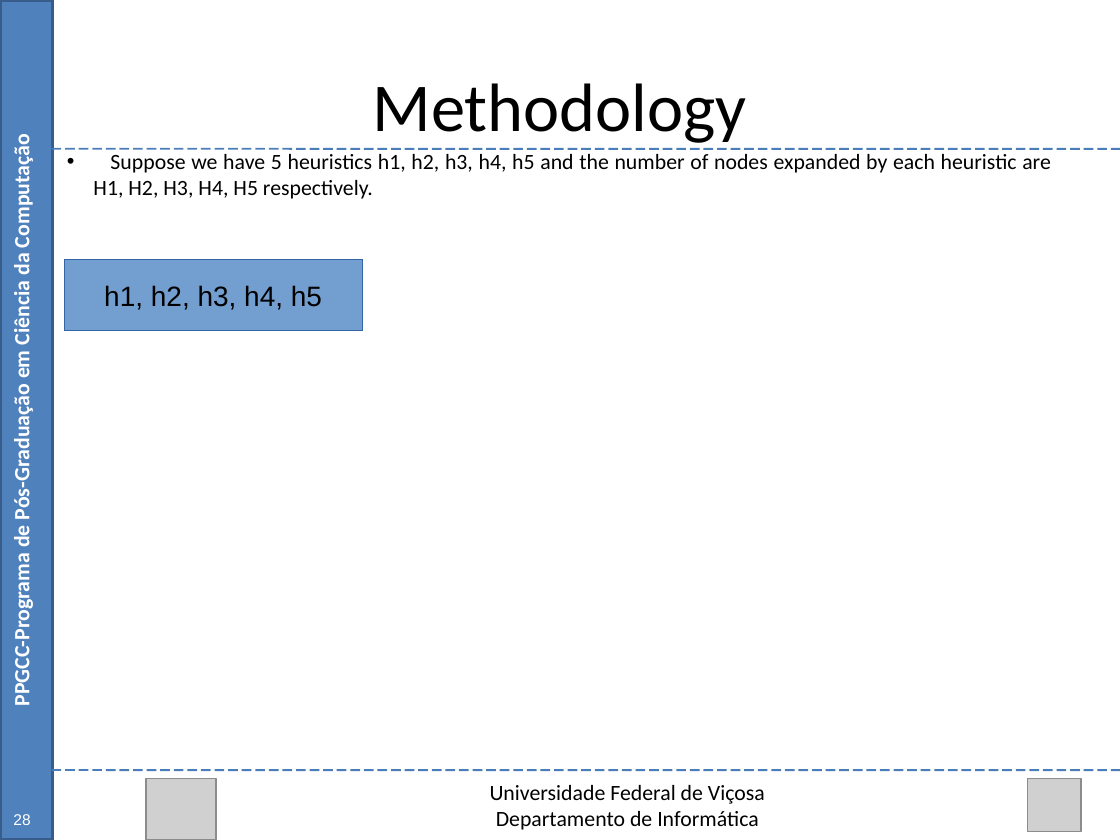
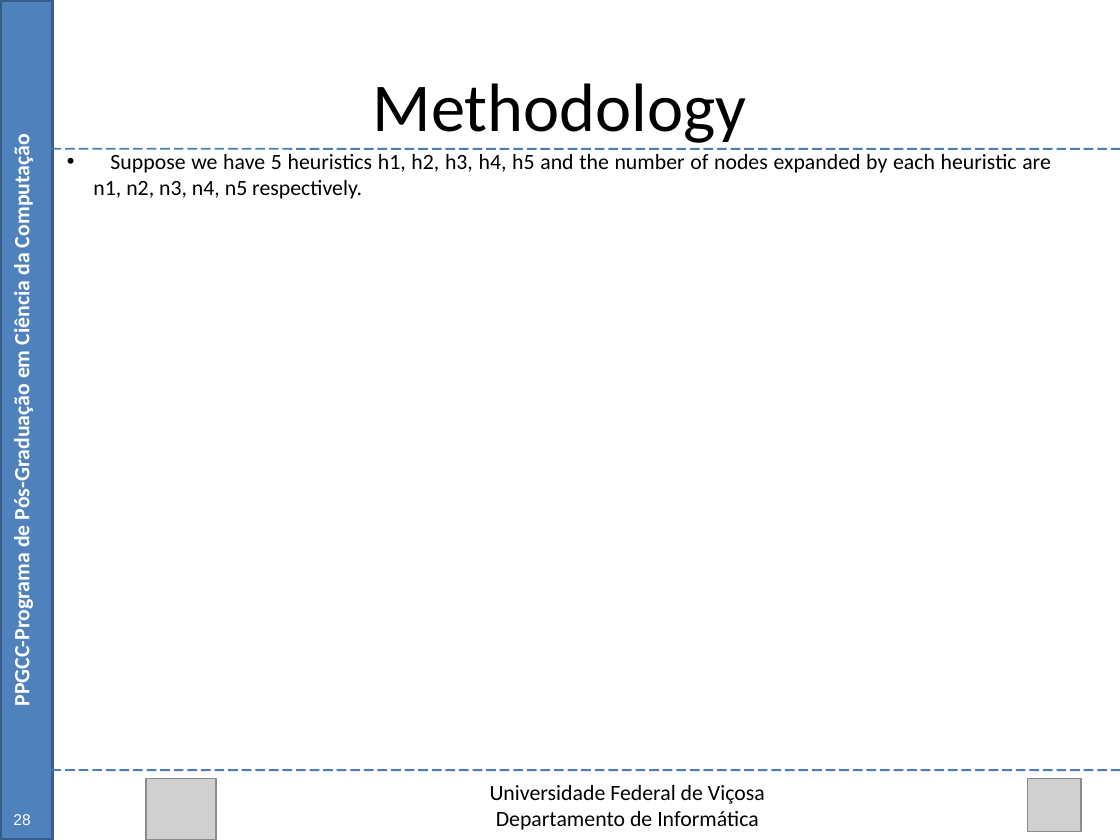
Before and after one commit to Marvinsky/research-marvin, a slide deck: slide 24 of latex/odp/selection heuristics.odp (slide 40 before the commit). Drawn at 1120x840 pixels with LibreOffice and Linux fonts; fonts in the diff are those of the drawing; grey boxes stand for pictures. Boxes give left, top, right and bottom in pixels: in the first picture for what was removed or moved away, otherwise in the second. Text is boxed around its words. In the diff, an @@ line names an element or a change of style, - is before the commit and + after.

Commit message:
11/09/15 update selection heuristics.odp

```diff
--- a/latex/odp/selection heuristics.odp
+++ b/latex/odp/selection heuristics.odp
@@ text at bbox=[93, 154, 1051, 199]: text changed @@
-• Suppose we have 5 heuristics h1, h2, h3, h4, h5 and the number of nodes expanded by each heuristic are H1, H2, H3, H4, H5 respectively.
+• Suppose we have 5 heuristics h1, h2, h3, h4, h5 and the number of nodes expanded by each heuristic are n1, n2, n3, n4, n5 respectively.
@@ rectangle removed at bbox=[64, 259, 362, 330] @@
-h1, h2, h3, h4, h5
```
Also in this commit, not shown: 12 other slides changed, 20 slides removed.
